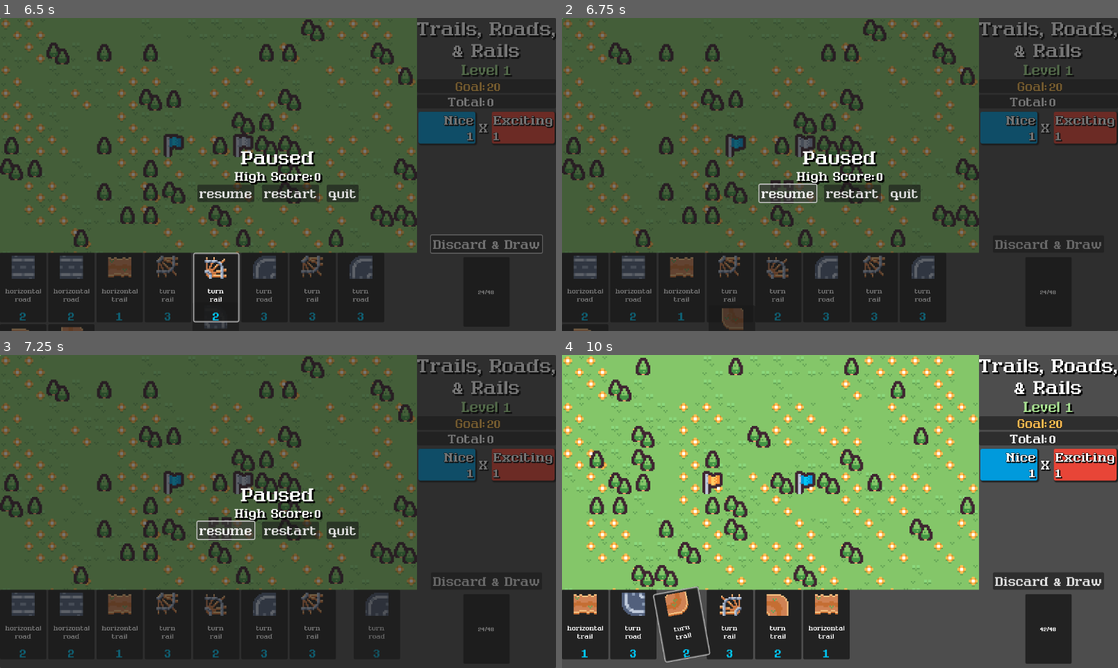
Above: before the commit, frames 1-4 (two rows, left to right).
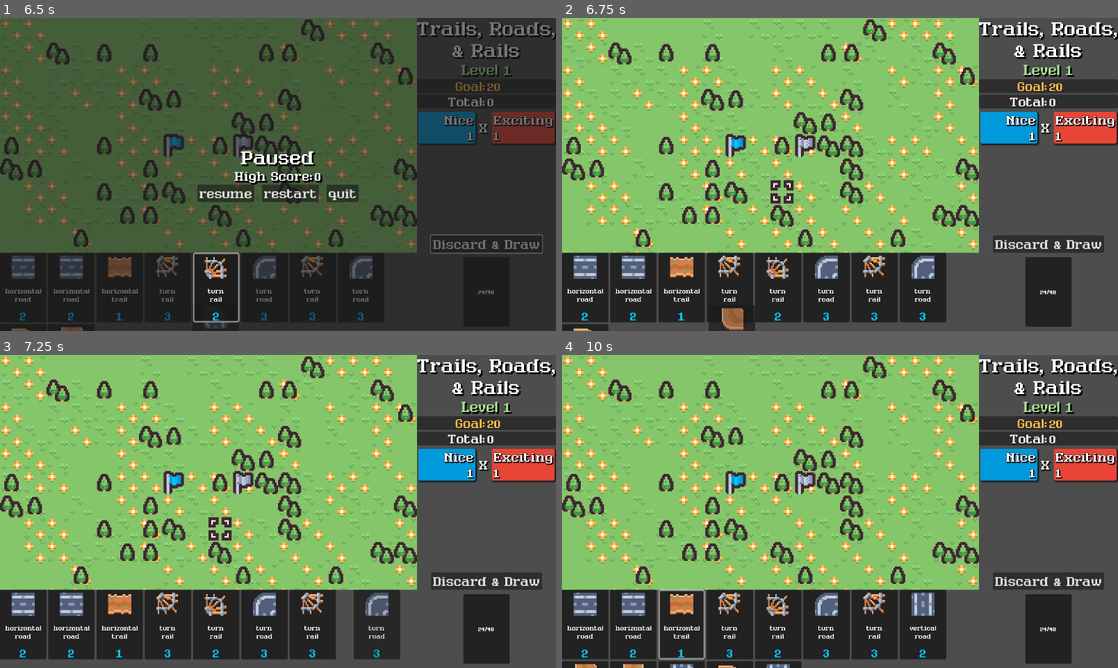
Above: after the commit, the same moments.

Repository: nuzcraft/trails-roads-rails
Game: Godot game, scene res://scenes/main.tscn
Two runs of this game, one before a commit and one after it. Both use one fixed random seed, a clock stepped at 60 frames per second and the inputs below.
Inputs (mouse positions are in pixels of both pictures, inside the frame that each line leads up to):
- Up to frame 1 (6.5 s): click "Discard & Draw" at 0.5 s; click "Discard & Draw" at 1.25 s; click "Discard & Draw" at 2 s; move the mouse to (22, 287) at 2.77 s; click (22, 287) at 2.92 s; move the mouse to (72, 287) at 3.52 s; click (72, 287) at 3.67 s; move the mouse to (122, 287) at 4.27 s; click (122, 287) at 4.42 s; move the mouse to (166, 287) at 5.02 s; click (166, 287) at 5.17 s; tap Enter at 5.75 s; move the mouse to (216, 287) at 5.77 s; click (216, 287) at 5.92 s; tap Escape (pause) at 6.4 s
- Up to frame 2 (6.75 s): click "resume" at 6.5 s
- Up to frame 3 (7.25 s): no input
- Up to frame 4 (10 s): click (851, 530) at 7.25 s, where only the run before the commit has a clickable "restart"; tap Space at 8 s; move the mouse to (584, 624) at 8.02 s; click (584, 624) at 8.17 s; move the mouse to (634, 624) at 8.77 s; click (634, 624) at 8.92 s; move the mouse to (684, 624) at 9.52 s; click (684, 624) at 9.67 s

Frame 1 is identical in both runs. In frame 2, 79% of the frame differs, in the area x 0-100%, y 0-100%; in frame 3, 79%; in frame 4, 14%.

Commit message:
adding export stuff

Diff:
--- a/scenes/main.gd
+++ b/scenes/main.gd
@@ -217,6 +217,7 @@
 	hand_container.queue_sort()
 
 func add_card_to_deck(card: Card) -> void:
+	card.switch_state_to_static()
 	deck_cards.append(card)
 
 func add_card_to_all(card: Card) -> void:
@@ -261,6 +262,8 @@
 		src = Vector2(randi_range(min_x, 7), randi_range(min_y, max_y))
 		trgt = Vector2(randi_range(9, max_x), randi_range(min_y, max_y))
 	tile_map_layer_path.clear()
+	tile_map_layer_feature.set_cell(src)
+	tile_map_layer_feature.set_cell(trgt)
 	tile_map_layer_path.set_cell(src, 0, flag_array.pick_random())
 	tile_map_layer_path.set_cell(trgt, 0, flag_array.pick_random())
 	return [src, trgt]
@@ -442,3 +445,7 @@
 	pause_label.hide()
 	try_again_label.show()
 	resume_button.hide()
+
+
+func _on_resume_button_pressed() -> void:
+	unpause()
--- a/scenes/main.tscn
+++ b/scenes/main.tscn
@@ -126,7 +126,7 @@
 tile_set = ExtResource("1_ow657")
 
 [node name="GridCursor" parent="Control/SubViewportContainer/SubViewport" instance=ExtResource("2_7h2p8")]
-position = Vector2(728, 216)
+position = Vector2(728, 424)
 
 [node name="SubViewport2" type="SubViewport" parent="Control/SubViewportContainer"]
 transparent_bg = true
@@ -403,5 +403,6 @@
 text = "quit"
 
 [connection signal="pressed" from="Control/VBoxContainer/VBoxContainer/DiscardDrawButton" to="." method="_on_discard_draw_button_pressed"]
+[connection signal="pressed" from="Control/PauseEndPanel/VBoxContainer/HBoxContainer2/ResumeButton" to="." method="_on_resume_button_pressed"]
 [connection signal="pressed" from="Control/PauseEndPanel/VBoxContainer/HBoxContainer2/RestartButton" to="." method="_on_restart_button_pressed"]
 [connection signal="pressed" from="Control/PauseEndPanel/VBoxContainer/HBoxContainer2/QuitButton" to="." method="_on_quit_button_pressed"]
Not shown, added: export_presets.cfg
Not shown, changed: .gitignore
